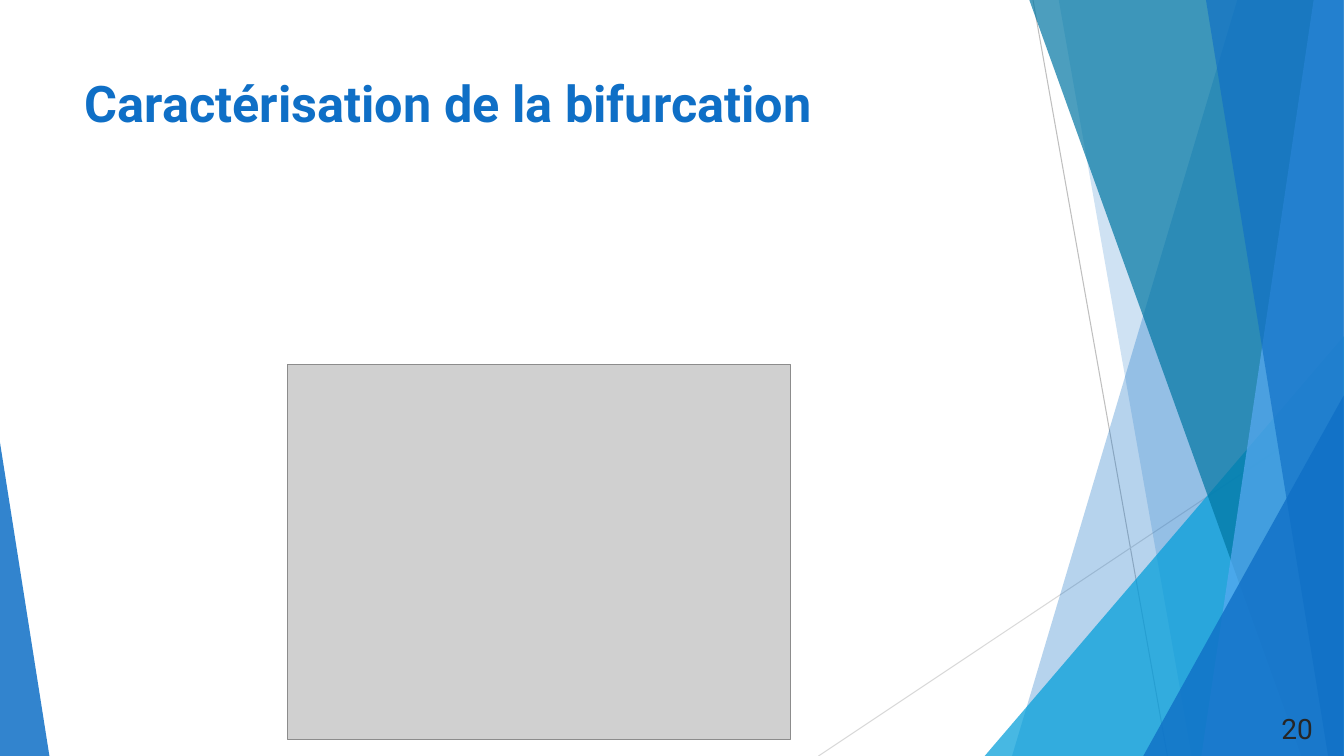
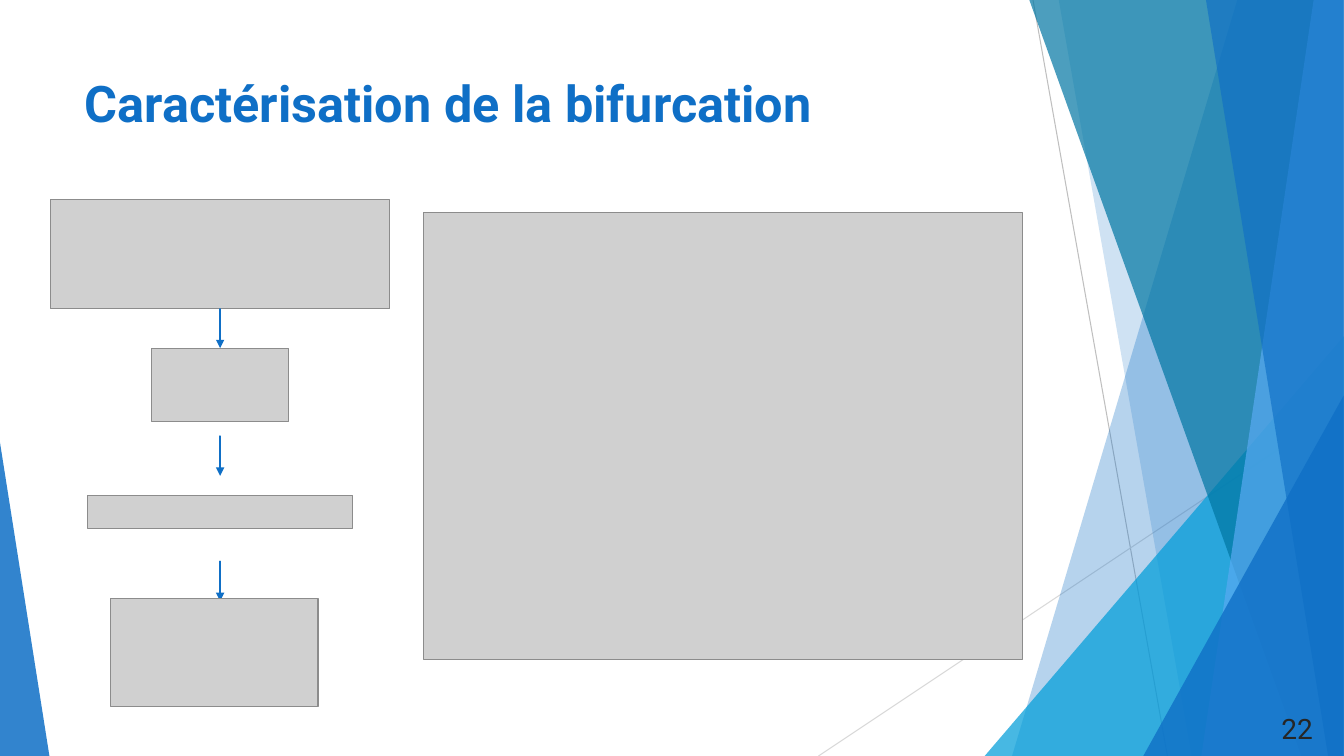
Before and after one commit to duynslaeger/projet_simulation_physique_Swift_Hohenberg, a slide deck: slide 22 of Présentation_LPHYS1303.pptx (slide 20 before the commit). Drawn at 1344x756 pixels with LibreOffice and Linux fonts; fonts in the diff are those of the drawing; grey boxes stand for pictures. Boxes give left, top, right and bottom in pixels: in the first picture for what was removed or moved away, otherwise in the second. Text is boxed around its words. In the diff, an @@ line names an element or a change of style, - is before the commit and + after.

```diff
--- a/Présentation_LPHYS1303.pptx
+++ b/Présentation_LPHYS1303.pptx
@@ picture added at bbox=[50, 200, 390, 309] @@
@@ picture: place and size @@
-picture at bbox=[287, 364, 790, 739]
+picture at bbox=[423, 213, 1022, 659]
@@ arrow added from (220, 309) to (220, 348), #0F6FC6 1 pt @@
@@ picture added at bbox=[151, 348, 288, 421] @@
@@ arrow added from (220, 437) to (220, 476), #0F6FC6 1 pt @@
@@ picture added at bbox=[88, 495, 353, 528] @@
@@ arrow added from (220, 562) to (220, 601), #0F6FC6 1 pt @@
@@ picture added at bbox=[110, 599, 318, 706] @@
@@ page number at bbox=[1281, 719, 1312, 739]: text changed @@
-20
+22
```
Also in this commit, not shown: 2 other slides changed, 2 slides added, 1 other file.
